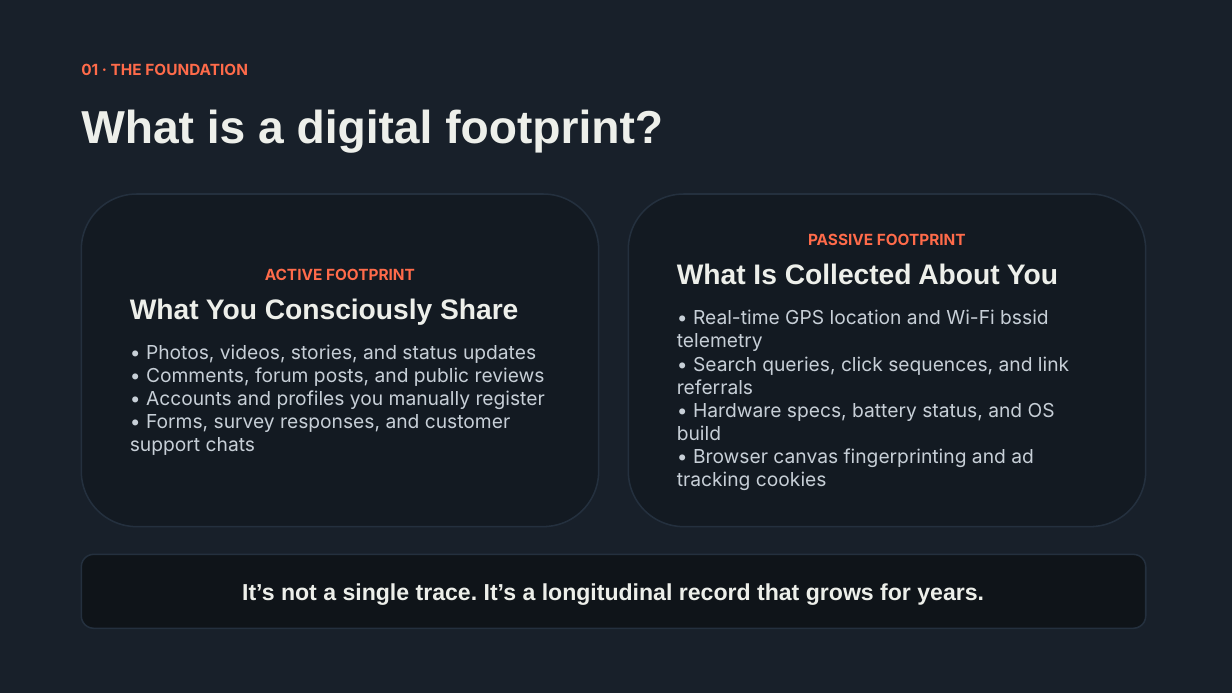
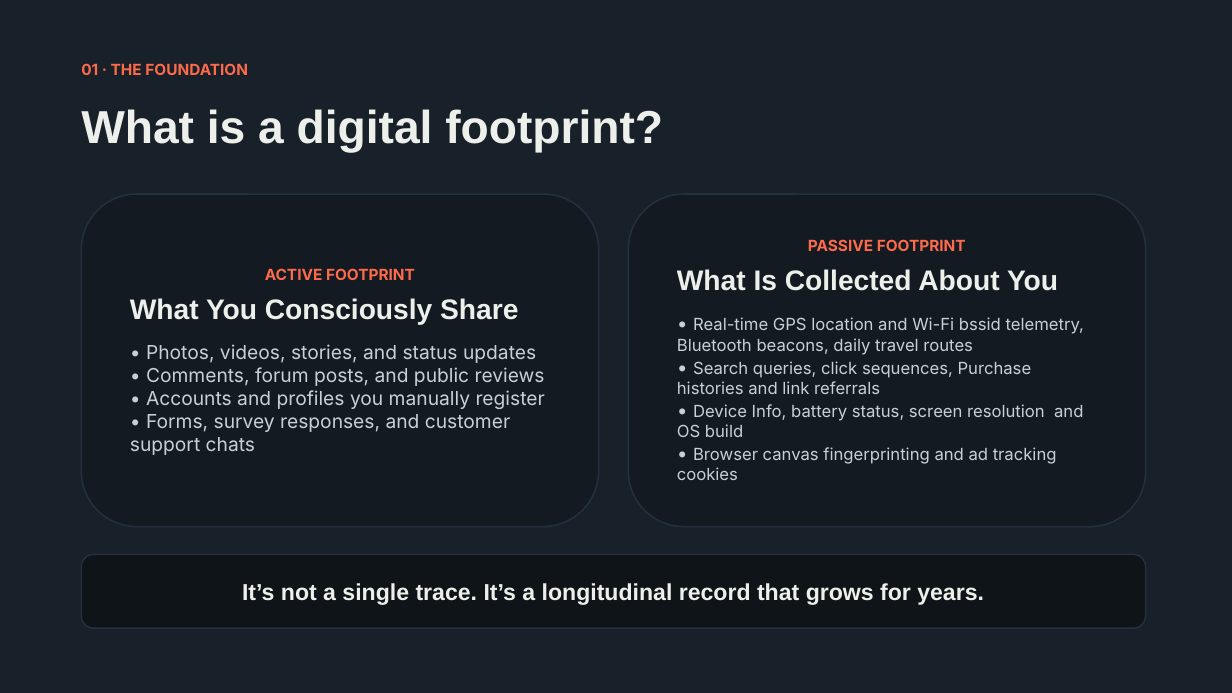
Before and after one commit to snowfox-rubait/englishPresentation, a slide deck: slide 3 of digitalFootprint/383 & 388.pptx. Drawn at 1232x693 pixels with LibreOffice and Linux fonts; fonts in the diff are those of the drawing. Boxes give left, top, right and bottom in pixels: in the first picture for what was removed or moved away, otherwise in the second. Text is boxed around its words. In the diff, an @@ line names an element or a change of style, - is before the commit and + after.

```diff
--- a/digitalFootprint/383 & 388.pptx
+++ b/digitalFootprint/383 & 388.pptx
@@ rounded rectangle "ACTIVE FOOTPRINT" at [81, 194, 599, 527]: outline #24303E 1.2 pt to #24303E 1.19 pt; proportions changed @@
@@ rounded rectangle "PASSIVE FOOTPRINT" at [628, 194, 1146, 527]: outline #24303E 1.2 pt to #24303E 1.19 pt; proportions changed @@
@@ text in rounded rectangle at [677, 317, 1084, 480]: text changed; size 15 to 13 pt @@
-• Real-time GPS location and Wi-Fi bssid telemetry
-• Search queries, click sequences, and link referrals
-• Hardware specs, battery status, and OS build
-• Browser canvas fingerprinting and ad tracking cookies
+• Real-time GPS location and Wi-Fi bssid telemetry, Bluetooth beacons, daily travel routes
+• Search queries, click sequences, Purchase histories and link referrals
+• Device Info, battery status, screen resolution and OS build
+• Browser canvas fingerprinting and ad tracking cookies
```
Also in this commit, not shown: 6 other slides changed, 2 slides added, 4 slides removed, 6 other files.
